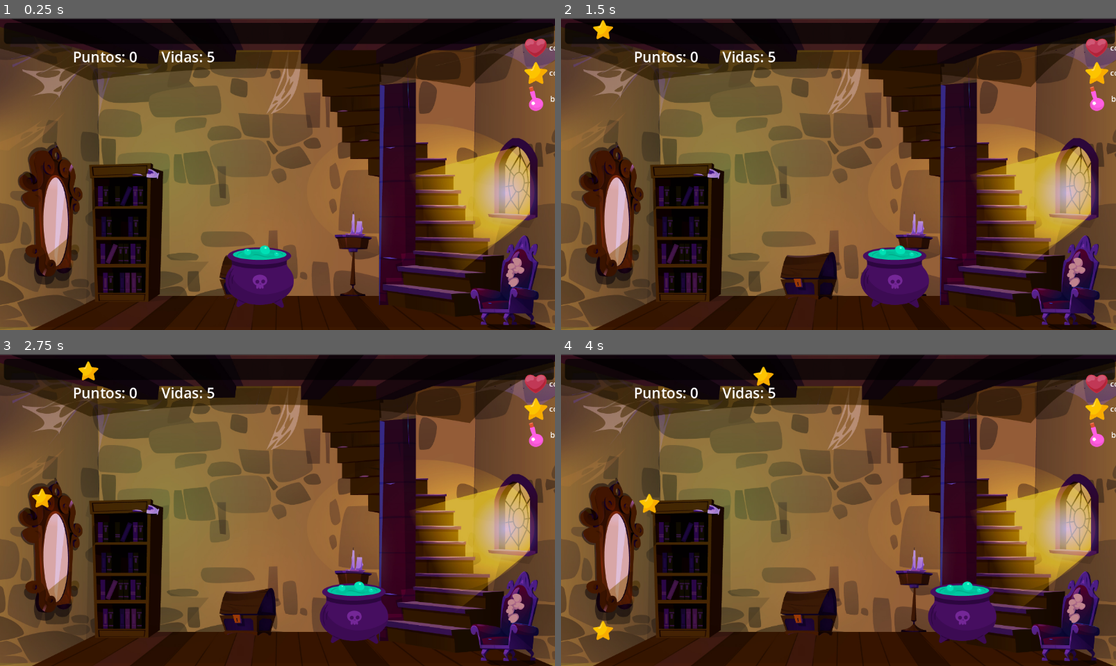
Above: before the commit, frames 1-4 (two rows, left to right).
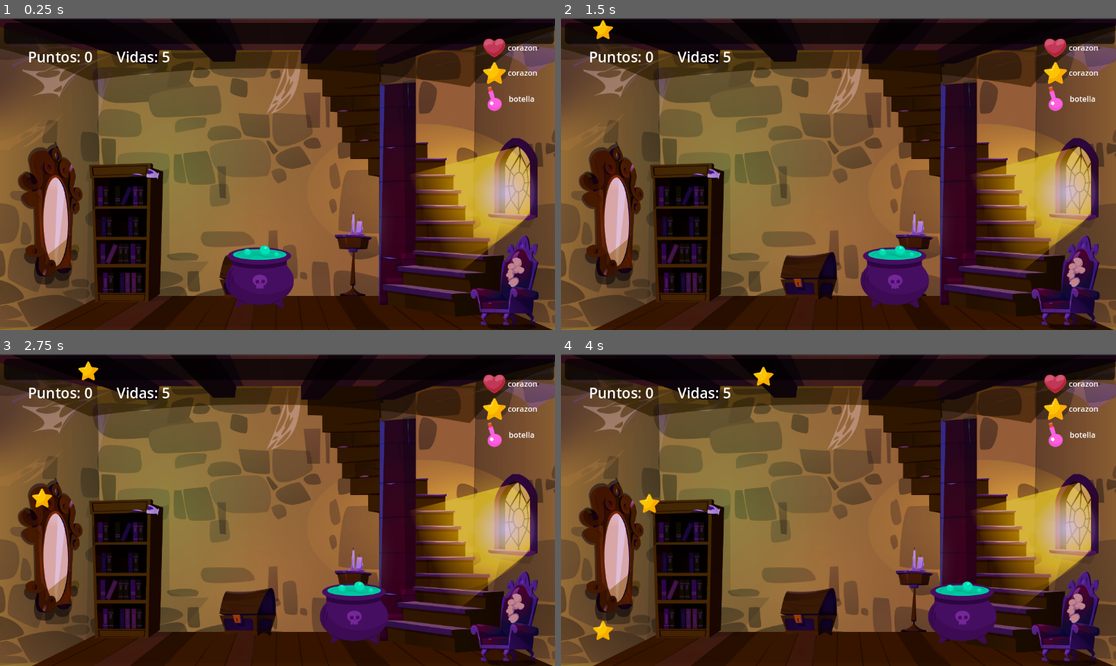
Above: after the commit, the same moments.

Repository: babynson/game-brujita
Game: Godot game, scene res://Main_nivel2.tscn
Two runs of this game, one before a commit and one after it. Both use one fixed random seed, a clock stepped at 60 frames per second and the inputs below. This scene is started directly instead of the project's main scene.
Inputs:
- Up to frame 1 (0.25 s): no input
- Up to frame 2 (1.5 s): tap Enter at 0.5 s; hold Right (ui_right) 0.53-1.28 s; hold Left (ui_left) from 1.28 s (still down)
- Up to frame 3 (2.75 s): release Left (ui_left) at 2.03 s; hold Right (ui_right) from 2.03 s (still down)
- Up to frame 4 (4 s): release Right (ui_right) at 3.53 s; hold Left (ui_left) from 3.53 s (still down)

The runs differ from the first frame. In frame 1, 1.6% of the frame differs, in the area x 5-100%, y 6-30%; in frame 2, 1.6%; in frame 3, 1.6%; in frame 4, 1.6%.

Commit message:
cambio en el hud de main2

Diff:
--- a/Main_nivel2.tscn
+++ b/Main_nivel2.tscn
@@ -19,7 +19,7 @@
 
 [node name="HUD" parent="." instance=ExtResource("4_2nv2p")]
 layout_direction = 2
-offset_left = 139.0
+offset_left = 46.0
 offset_top = 38.0
 offset_right = 139.0
 offset_bottom = 38.0
